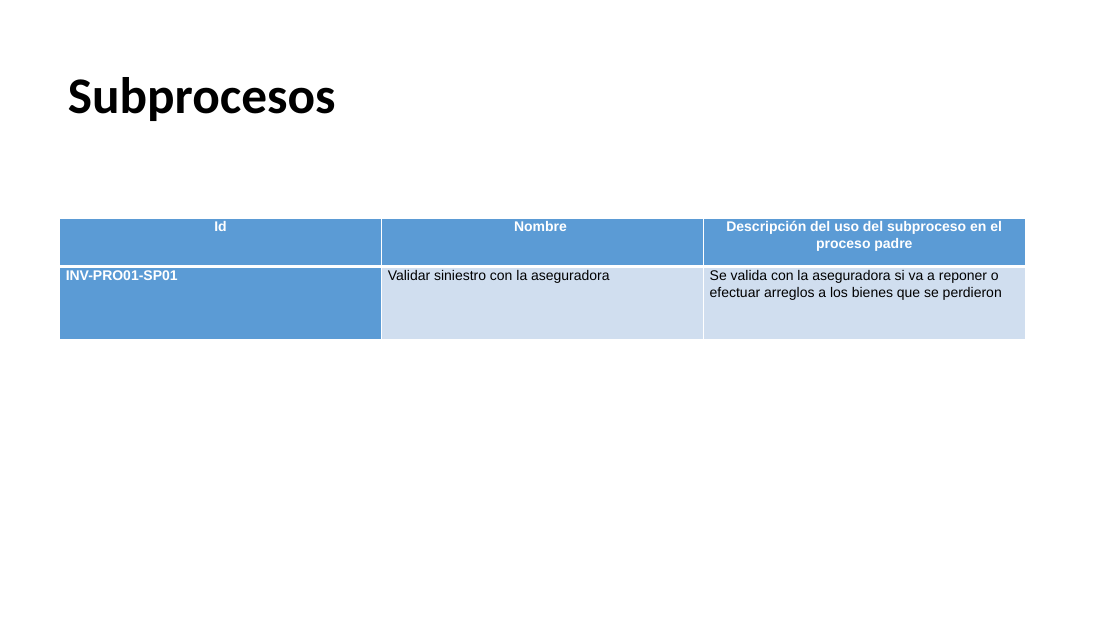
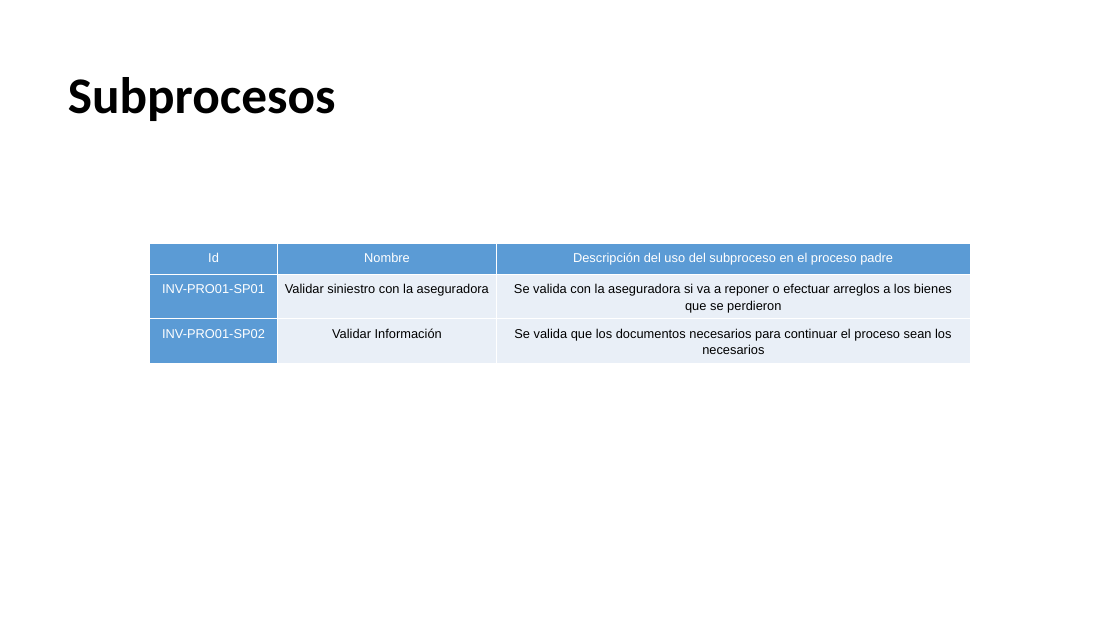
Before and after one commit to AndresFelipeGualdron/AUPN, a slide deck: slide 14 of AUPN.pptx. Drawn at 1120x630 pixels with LibreOffice and Linux fonts; fonts in the diff are those of the drawing; background and template pictures are left out. Boxes give left, top, right and bottom in pixels: in the first picture for what was removed or moved away, otherwise in the second. Text is boxed around its words. In the diff, an @@ line names an element or a change of style, - is before the commit and + after.

```diff
--- a/AUPN.pptx
+++ b/AUPN.pptx
@@ table at (150, 244, 971, 365) @@
+row 3: INV-PRO01-SP02 | Validar Información | Se valida que los documentos necesarios para continuar el proceso sean los necesarios
@@ table: place and size @@
-table at (60, 218, 1025, 340)
+table at (150, 244, 971, 365)
```
Also in this commit, not shown: 4 other slides changed, 1 slide added, 1 slide removed.
